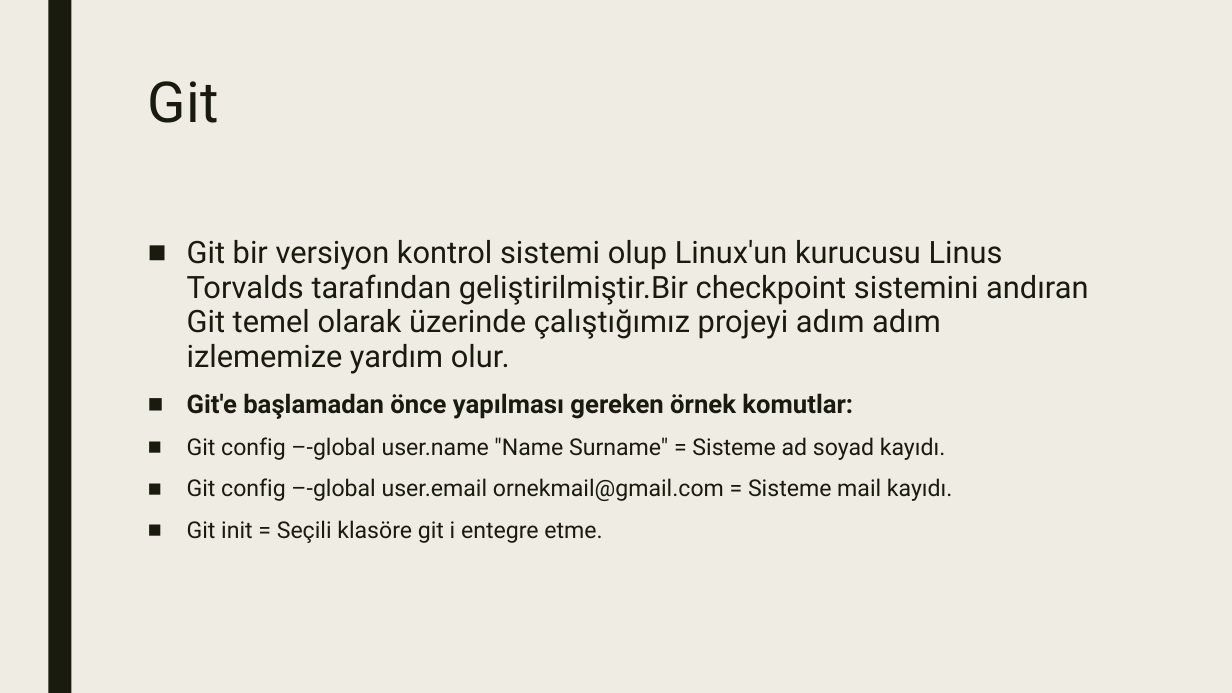
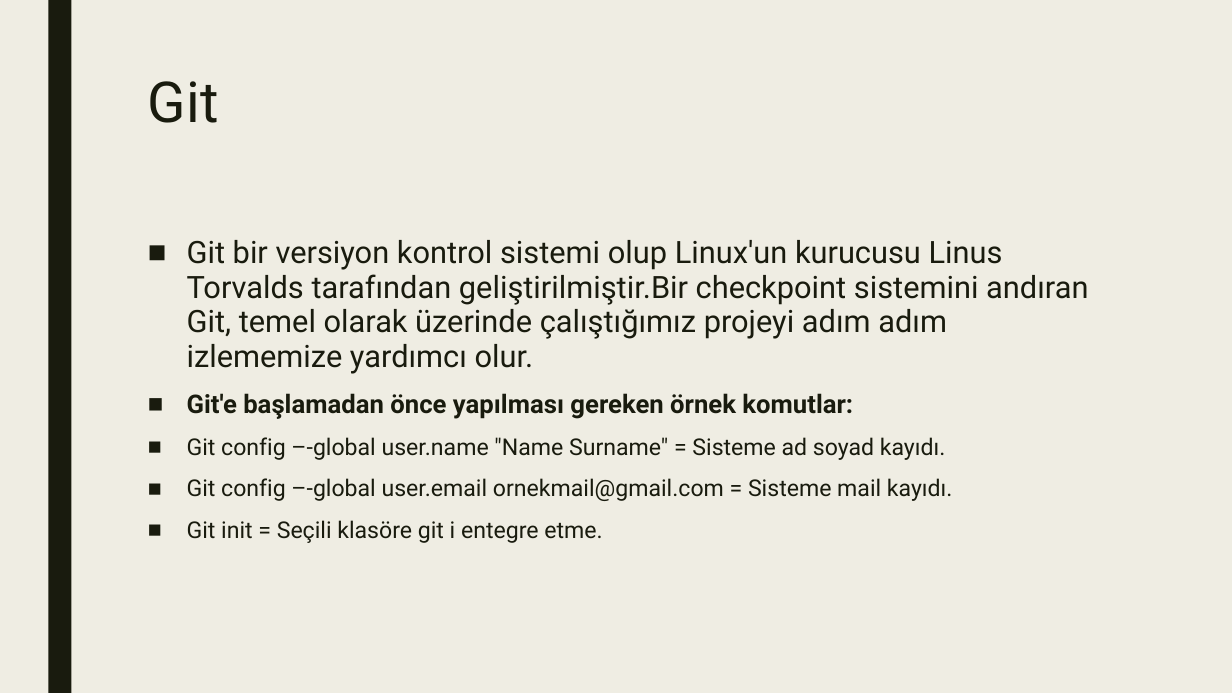
Before and after one commit to Berensr8/Git-Github, a slide deck: slide 2 of Gitsunum.pptx. Drawn at 1232x693 pixels with LibreOffice and Linux fonts; fonts in the diff are those of the drawing. Boxes give left, top, right and bottom in pixels: in the first picture for what was removed or moved away, otherwise in the second. Text is boxed around its words. In the diff, an @@ line names an element or a change of style, - is before the commit and + after.

```diff
--- a/Gitsunum.pptx
+++ b/Gitsunum.pptx
@@ text at box(187, 240, 1088, 374): text changed @@
-■ Git bir versiyon kontrol sistemi olup Linux'un kurucusu Linus Torvalds tarafından geliştirilmiştir.Bir checkpoint sistemini andıran Git temel olarak üzerinde çalıştığımız projeyi adım adım izlememize yardım olur.
+■ Git bir versiyon kontrol sistemi olup Linux'un kurucusu Linus Torvalds tarafından geliştirilmiştir.Bir checkpoint sistemini andıran Git, temel olarak üzerinde çalıştığımız projeyi adım adım izlememize yardımcı olur.
```
